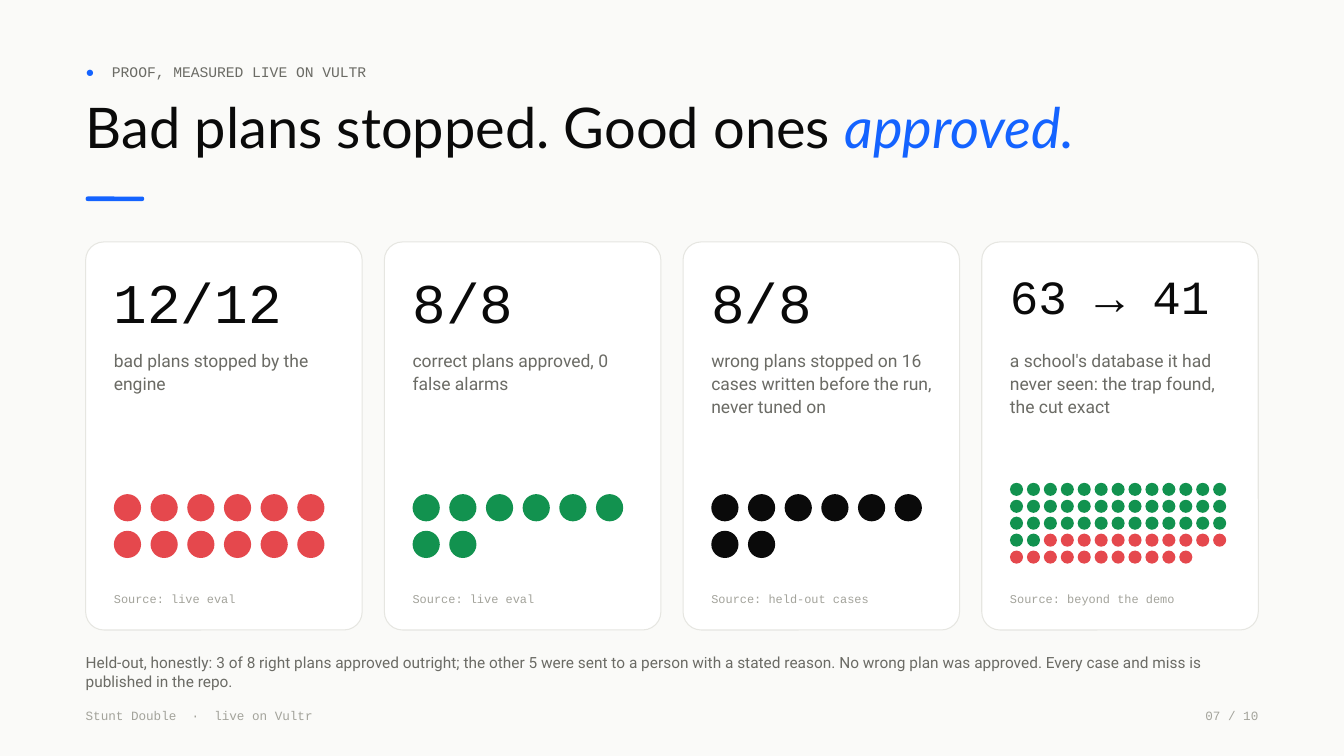
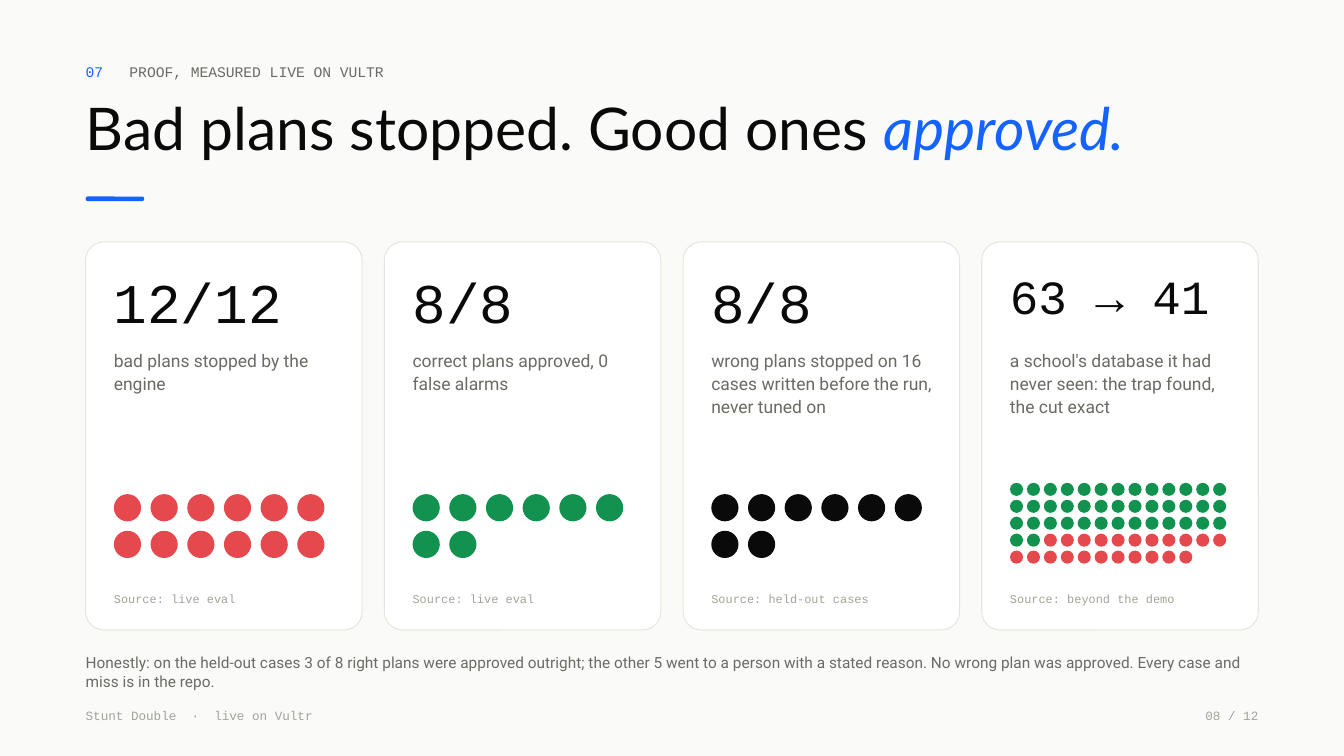
Before and after one commit to vidigoat/stunt-double, a slide deck: slide 8 of presentation/StuntDouble.pptx (slide 7 before the commit). Drawn at 1344x756 pixels with LibreOffice and Linux fonts; fonts in the diff are those of the drawing. Boxes give left, top, right and bottom in pixels: in the first picture for what was removed or moved away, otherwise in the second. Text is boxed around its words. In the diff, an @@ line names an element or a change of style, - is before the commit and + after.

```diff
--- a/presentation/StuntDouble.pptx
+++ b/presentation/StuntDouble.pptx
@@ text at [86, 67, 384, 80]: text changed @@
-● PROOF, MEASURED LIVE ON VULTR
+07 PROOF, MEASURED LIVE ON VULTR
@@ text "Bad plans stopped. Good ones ..." at [86, 106, 1124, 160]: size 40 to 42 pt @@
@@ text at [86, 656, 1241, 690]: text changed @@
-Held-out, honestly: 3 of 8 right plans approved outright; the other 5 were sent to a person with a stated reason. No wrong plan was approved. Every case and miss is published in the repo.
+Honestly: on the held-out cases 3 of 8 right plans were approved outright; the other 5 went to a person with a stated reason. No wrong plan was approved. Every case and miss is in the repo.
@@ text at [1205, 712, 1258, 720]: text changed @@
-07 / 10
+08 / 12
```
Also in this commit, not shown: 8 other slides changed, 3 slides added, 1 slide removed, 6 other files.
